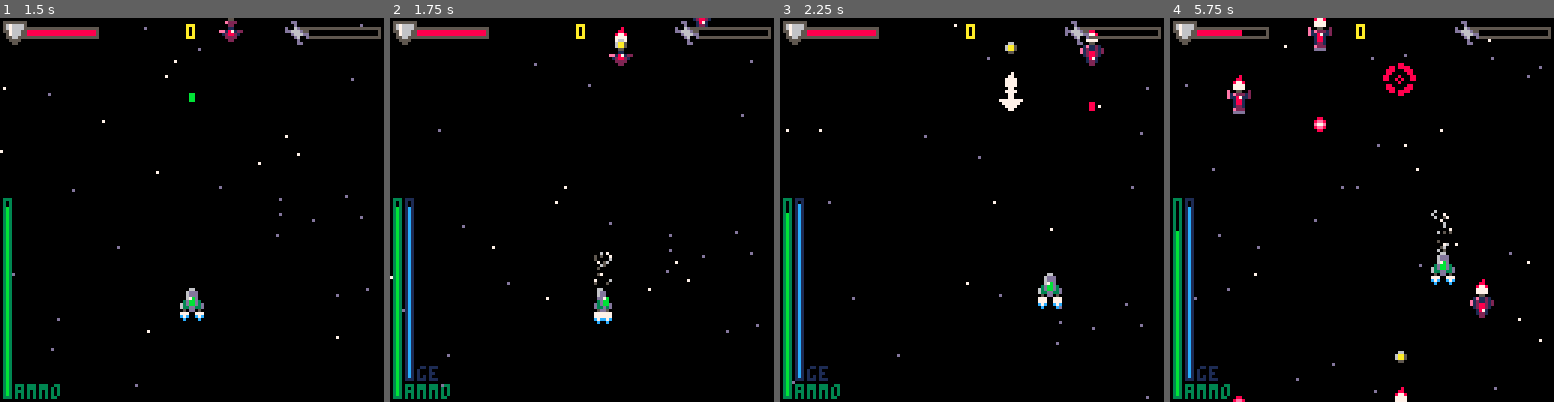
Above: before the commit, frames 1-4 (left to right).
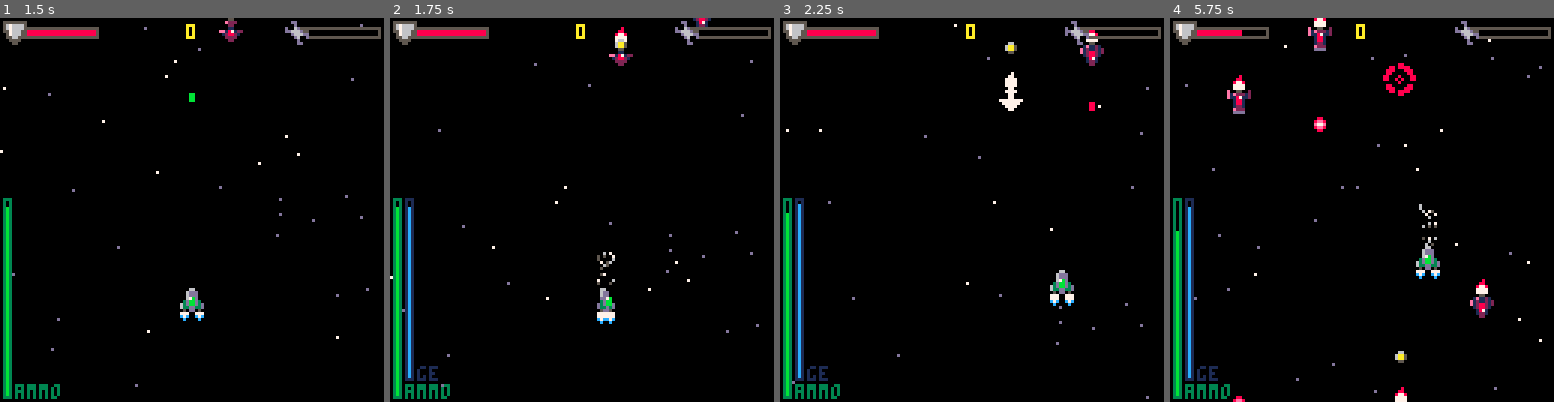
Above: after the commit, the same moments.

Repository: Sreaz0ne/the-recycler-p8
Game: PICO-8 cartridge the_recycler.p8
The game is run twice, just before and just after one commit, with the same random seed, the same clock (stepped at 60 frames per second) and the same inputs.
Inputs:
- Up to frame 1 (1.5 s): tap X (X key) at 0.33, 1.07 s; tap O (Z key) at 0.7 s
- Up to frame 2 (1.75 s): hold Right from 1.6 s (still down); tap O (Z key) at 1.7 s
- Up to frame 3 (2.25 s): tap X (X key) at 1.85 s; release Right at 2.1 s; tap O (Z key) at 2.1 s; hold Up from 2.15 s (still down)
- Up to frame 4 (5.75 s): release Up at 2.42 s; hold Right 2.47-3.03 s; tap O (Z key) every 0.4 s from 2.5 to 5.7 s; tap X (X key) at 2.97, 4.08, 5.2 s; hold Left 3.08-3.58 s; hold Down 3.63-3.97 s; hold Right 4.02-4.68 s; hold Up 4.73-5.03 s; hold Left 5.08-5.68 s; hold Down from 5.73 s (still down)

Frame 1 is identical in both runs. In frame 2, 0.5% of the frame differs, in the area x 53-59%, y 60-80%; in frame 3, 0.6%; in frame 4, 0.8%, in the area x 64-75%, y 48-70%.

Commit message:
Some speed adjustment

Diff:
--- a/the_recycler.p8
+++ b/the_recycler.p8
@@ -260,9 +260,9 @@
 	plyr={
 		x=60,
 		y=90,
-		speed=1.25,
-		vspeed=0.40,
-		nspeed=0.95,
+		speed=1.1,
+		vspeed=0.4,
+		nspeed=1.1,
 		hp=3,
 		hpmax=3,
 		box={x1=2,x2=5,y1=1,y2=6},
@@ -615,9 +615,9 @@
 			  local sd=1
 			  if b.angl>90
 			  and b.angl<270 then
+			  	sd=2.2
+			  else
 			  	sd=2
-			  else
-			  	sd=1.8
 			  end
 			b.x += b.speed/sd * sin(b.angl/360)
 			b.y += b.speed/sd * cos(b.angl/360)
